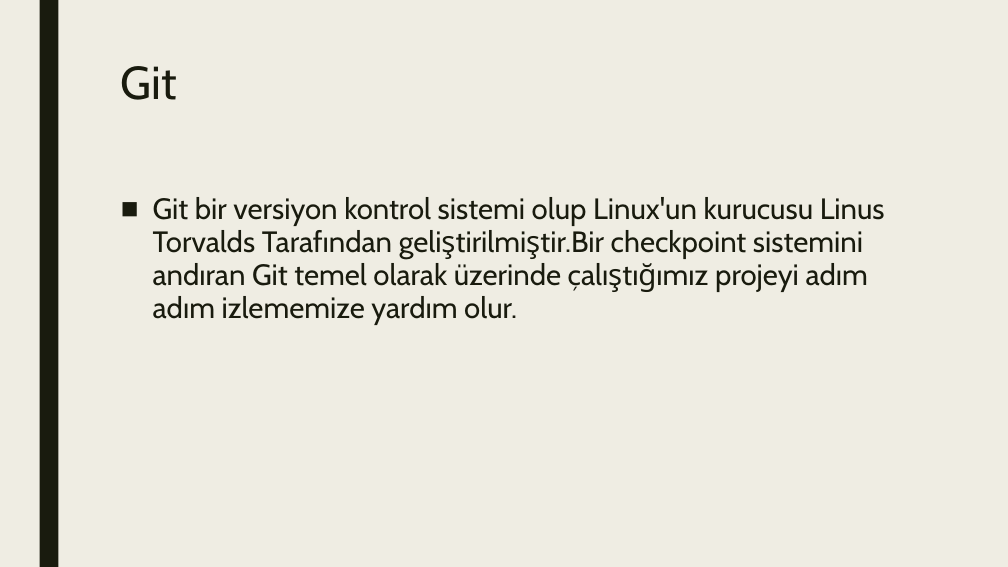
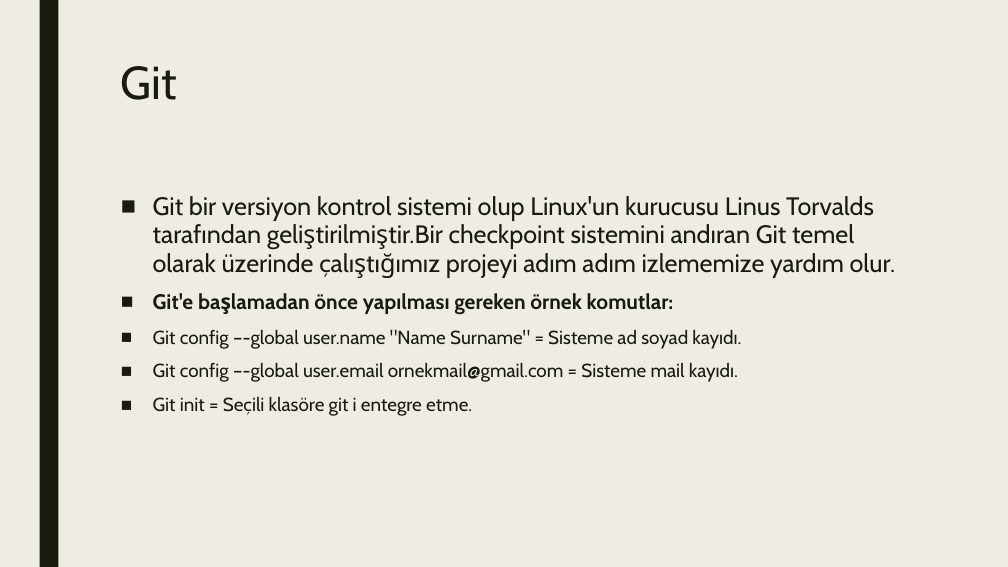
Before and after one commit to Berensr8/Git-Github, a slide deck: slide 2 of Gitsunum.pptx. Drawn at 1008x567 pixels with LibreOffice and Linux fonts; fonts in the diff are those of the drawing. Boxes give left, top, right and bottom in pixels: in the first picture for what was removed or moved away, otherwise in the second. Text is boxed around its words. In the diff, an @@ line names an element or a change of style, - is before the commit and + after.

Commit message:
Git temel ve Commit temel komutları eklendi

```diff
--- a/Gitsunum.pptx
+++ b/Gitsunum.pptx
@@ text at [153,196,896,416]: text changed; size 28 to 24 pt @@
-■ Git bir versiyon kontrol sistemi olup Linux'un kurucusu Linus Torvalds Tarafından geliştirilmiştir.Bir checkpoint sistemini andıran Git temel olarak üzerinde çalıştığımız projeyi adım adım izlememize yardım olur.
+■ Git bir versiyon kontrol sistemi olup Linux'un kurucusu Linus Torvalds tarafından geliştirilmiştir.Bir checkpoint sistemini andıran Git temel olarak üzerinde çalıştığımız projeyi adım adım izlememize yardım olur.
+■ Git'e başlamadan önce yapılması gereken örnek komutlar:
+■ Git config –-global user.name "Name Surname" = Sisteme ad soyad kayıdı.
+■ Git config –-global user.email ornekmail@gmail.com = Sisteme mail kayıdı.
+■ Git init = Seçili klasöre git i entegre etme.
```
Also in this commit, not shown: 1 other slide changed, 1 slide added.
